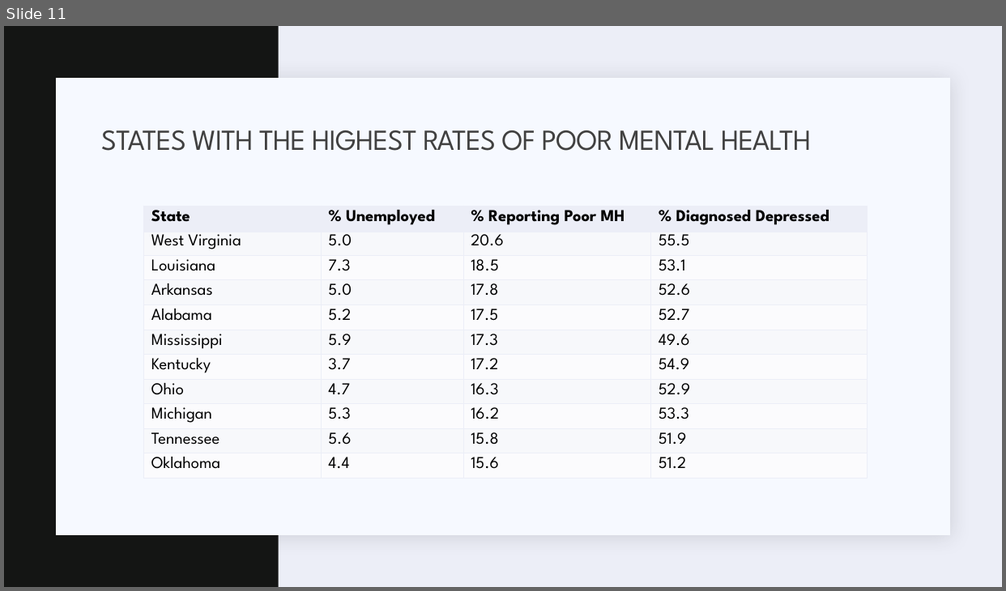
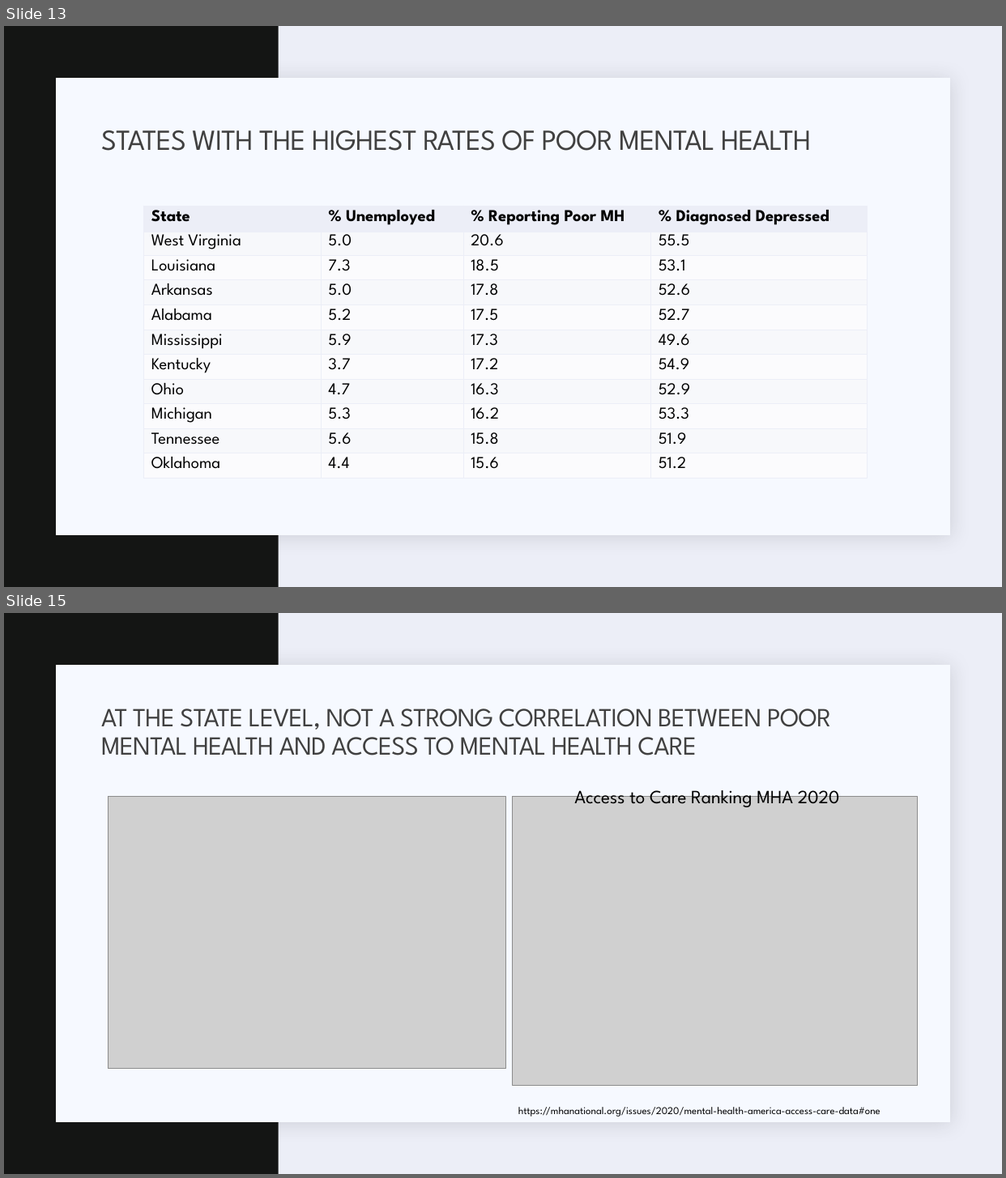
Before and after one commit to hehill/Project1_Team3, a slide deck: Presentation/Presentation_draft.pptx. Shown one above the other, each under a label of ours: slide 11 before the commit, slides 13 and 15 after it; the slides between them are not shown. The pictures are 1006x591 and 1006x1178 pixels, drawn with LibreOffice and Linux fonts; fonts in the diff are those of the drawing; grey boxes stand for pictures. Boxes give left, top, right and bottom in pixels: in the first picture for what was removed or moved away, otherwise in the second. Text is boxed around its words. In the diff, an @@ line names an element or a change of style, - is before the commit and + after.

Commit message:
updated presentation and saved some figures

```diff
--- a/Presentation/Presentation_draft.pptx
+++ b/Presentation/Presentation_draft.pptx
@@ slide 15 added at (x1=4, y1=613, x2=1002, y2=1174), background #ECEEF7; not listed: 2 template elements that a slide beside it also shows @@
@@ title added at (x1=101, y1=709, x2=831, y2=756), 25.2 pt, text #404040 @@
+AT THE STATE LEVEL, NOT A STRONG CORRELATION BETWEEN POOR MENTAL HEALTH AND ACCESS TO MENTAL HEALTH CARE
@@ picture added at (x1=108, y1=796, x2=505, y2=1069) @@
@@ picture added at (x1=513, y1=796, x2=918, y2=1085) @@
@@ text added at (x1=574, y1=785, x2=840, y2=807), 18 pt, text #000000 @@
+Access to Care Ranking MHA 2020
@@ text added at (x1=518, y1=1107, x2=880, y2=1117), 10 pt, text #000000 @@
+https://mhanational.org/issues/2020/mental-health-america-access-care-data#one
@@ what was slide 11 is now slide 13 @@
```
Also in this commit, not shown: 3 slides changed, 4 other slides added, 1 slide removed, 21 other files.
